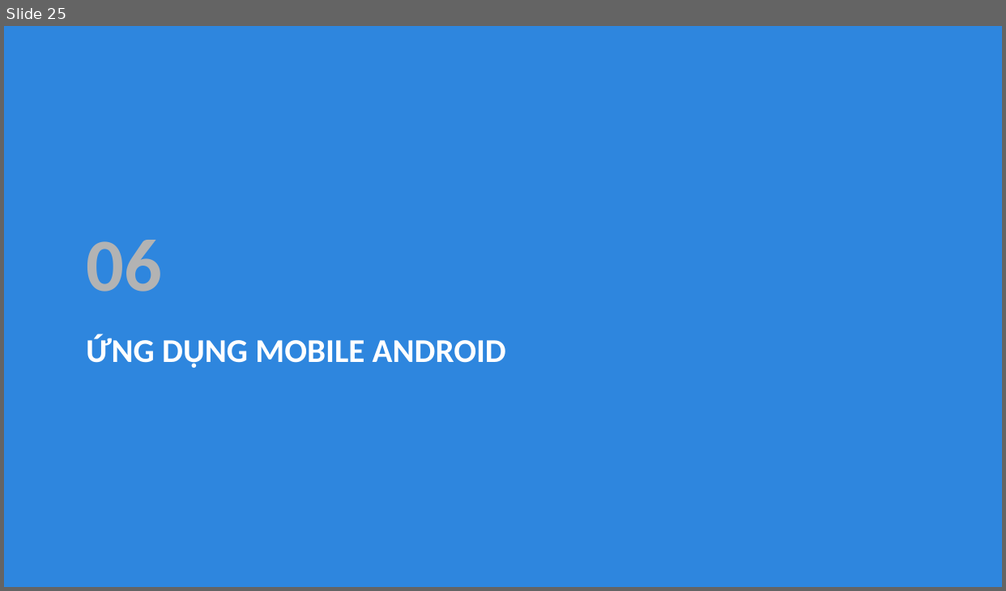
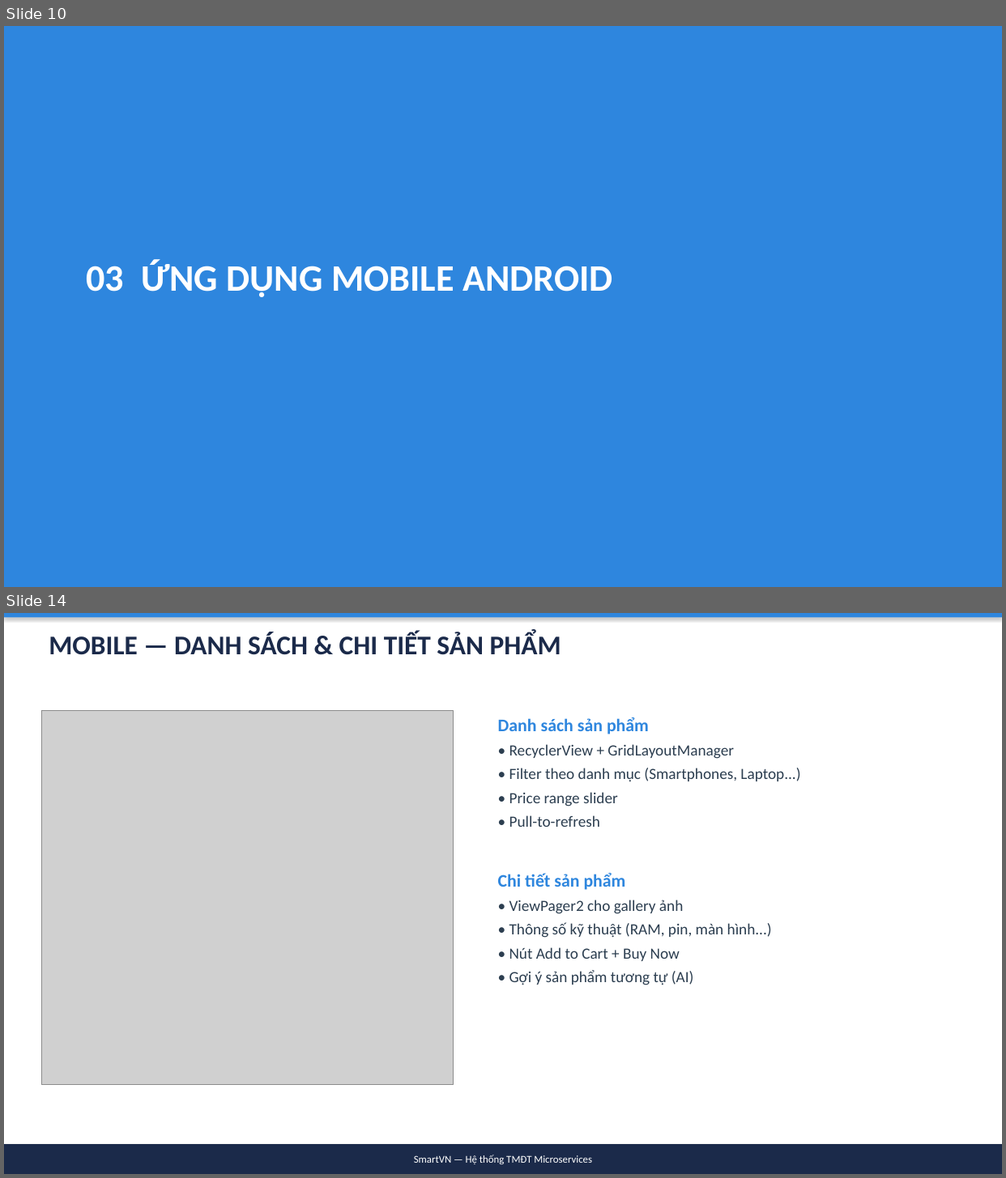
Before and after one commit to simasangggg/smartvn-report, a slide deck: SmartVN-Slides.pptx. Shown one above the other, each under a label of ours: slide 25 before the commit, slides 10 and 14 after it; the slides between them are not shown. The pictures are 1006x591 and 1006x1178 pixels, drawn with LibreOffice and Linux fonts; fonts in the diff are those of the drawing; grey boxes stand for pictures. Boxes give left, top, right and bottom in pixels: in the first picture for what was removed or moved away, otherwise in the second. Text is boxed around its words. In the diff, an @@ line names an element or a change of style, - is before the commit and + after.

Commit message:
refactor: Giảm slide xuống 23, tập trung Mobile
- Gộp 42 slides → 23 slides (gọn hơn, dễ trình bày)
- Mở rộng phần Mobile (6 slides): Login, Product, Cart/Checkout, Profile/Orders
- Giảm phần lý thuyết, tập trung demo UI + features
- Mỗi slide Mobile có ảnh screenshot + mô tả tính năng

```diff
--- a/SmartVN-Slides.pptx
+++ b/SmartVN-Slides.pptx
@@ slide 14 added at (4, 613, 1002, 1174), background #FFFFFF @@
@@ rectangle added at (4, 613, 1002, 618), fill #2E86DE @@
@@ text added at (49, 632, 561, 655), 26 pt, text #1B2A4A, bold @@
+MOBILE — DANH SÁCH & CHI TIẾT SẢN PHẨM
@@ picture added at (41, 710, 454, 1084) @@
@@ text added at (498, 717, 800, 986), 15 pt, text #2C3E50 @@
+Danh sách sản phẩm
+• RecyclerView + GridLayoutManager
+• Filter theo danh mục (Smartphones, Laptop...)
+• Price range slider
+• Pull-to-refresh
+Chi tiết sản phẩm
+• ViewPager2 cho gallery ảnh
+• Thông số kỹ thuật (RAM, pin, màn hình...)
+• Nút Add to Cart + Buy Now
+• Gợi ý sản phẩm tương tự (AI)
@@ rectangle added at (4, 1144, 1002, 1174), fill #1B2A4A, 10 pt, text #FFFFFF @@
+SmartVN — Hệ thống TMĐT Microservices
@@ what was slide 25 is now slide 10 @@
@@ slide 10 changed as well @@
@@ text removed at (86, 240, 162, 292) @@
-06
@@ text at (86, 260, 613, 297): text changed; size 32 to 36 pt @@
-ỨNG DỤNG MOBILE ANDROID
+03 ỨNG DỤNG MOBILE ANDROID
```
Also in this commit, not shown: 15 other slides changed, 6 other slides added, 26 slides removed, 1 other file.
